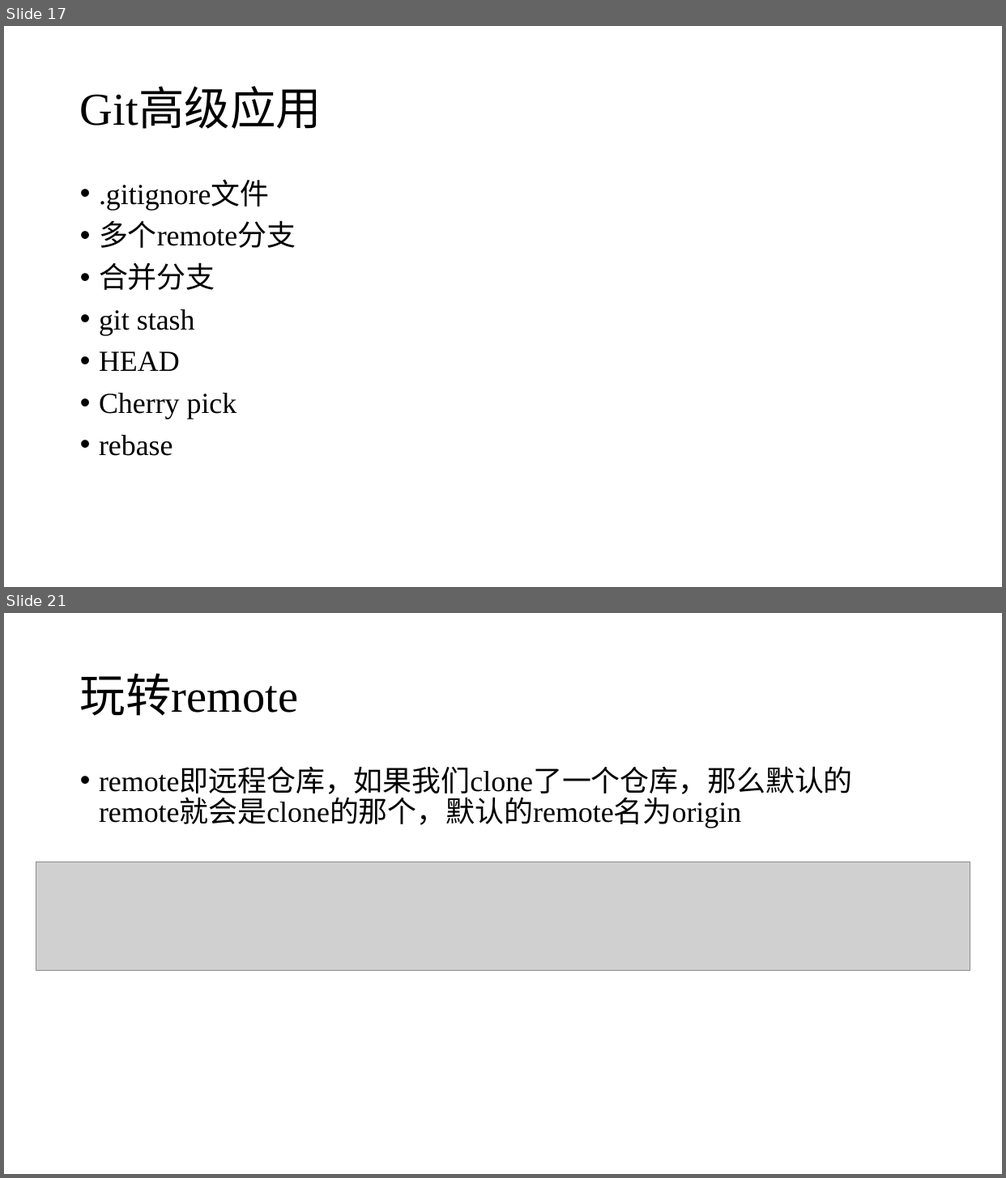
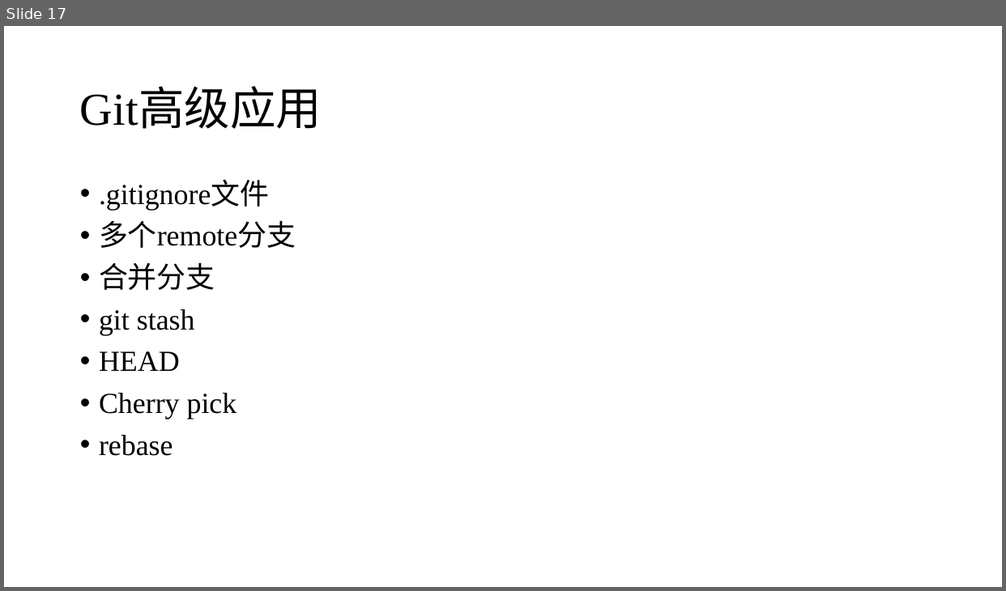
Before and after one commit to seahurt/lecture, a slide deck: using_git.pptx. Shown one above the other, each under a label of ours: slides 17 and 21 before the commit, slide 17 after it; the slides between them are not shown. The pictures are 1006x1178 and 1006x591 pixels, drawn with LibreOffice and Linux fonts; fonts in the diff are those of the drawing; grey boxes stand for pictures. Boxes give left, top, right and bottom in pixels: in the first picture for what was removed or moved away, otherwise in the second. Text is boxed around its words. In the diff, an @@ line names an element or a change of style, - is before the commit and + after.

```diff
--- a/using_git.pptx
+++ b/using_git.pptx
@@ slide 21 removed at [4,613,1002,1174], background #FFFFFF @@
@@ title removed at [80,673,299,716] @@
-玩转remote
@@ text removed at [99,769,853,828] @@
-• remote即远程仓库，如果我们clone了一个仓库，那么默认的remote就会是clone的那个，默认的remote名为origin
@@ picture removed at [36,862,970,971] @@
```
Also in this commit, not shown: 5 slides changed, 15 slides added, 8 other slides removed.
